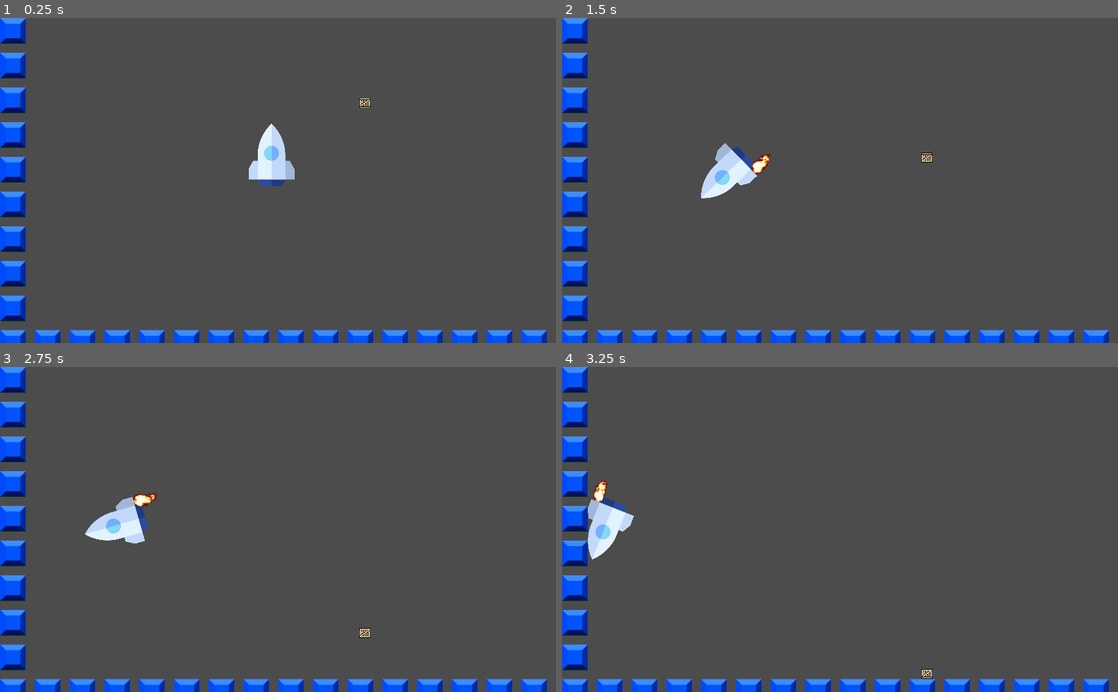
Above: before the commit, frames 1-4 (two rows, left to right).
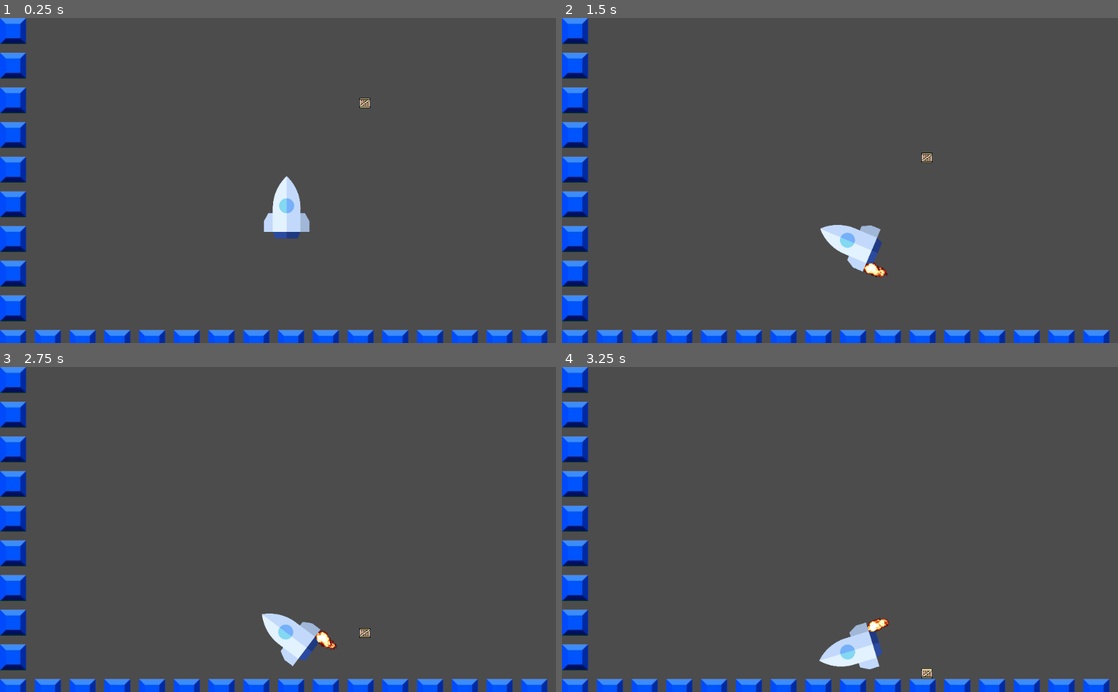
Above: after the commit, the same moments.

Repository: paul-asvb/raekaetae
Game: Godot game, scene res://src/levels/TestLevel.tscn
The game is run twice, just before and just after one commit, with the same random seed, the same clock (stepped at 60 frames per second) and the same inputs.
Inputs:
- Up to frame 1 (0.25 s): no input
- Up to frame 2 (1.5 s): hold Right (move_right) 0.53-1.28 s; hold A (move_left) from 1.28 s (still down)
- Up to frame 3 (2.75 s): release A (move_left) at 2.03 s; hold Right (move_right) from 2.03 s (still down)
- Up to frame 4 (3.25 s): keep holding Right (move_right)

The runs differ from the first frame. In frame 1, 2.2% of the frame differs, in the area x 0-99%, y 0-100%; in frame 2, 2.5%; in frame 3, 2.5%; in frame 4, 2.4%.

Commit message:
test player velocity

Diff:
--- a/project.godot
+++ b/project.godot
@@ -24,11 +24,6 @@
 run/main_scene="res://src/levels/TestLevel.tscn"
 config/icon="res://assets/rakete.png"
 
-[display]
-
-window/stretch/mode="2d"
-window/stretch/aspect="keep"
-
 [input]
 
 move_left={
--- a/src/actors/Player.gd
+++ b/src/actors/Player.gd
@@ -3,7 +3,7 @@
 var velocityMax := Vector2(100,100)
 var force := 2
 var offset := 100
-var boosterTorque :=10
+var boosterTorque :=2
 
 func _process(delta):
 
@@ -15,13 +15,13 @@
 
 	if right ==	 1 :
 		get_node("fireRight").visible = true
-		var boosterForceRight = Vector2(-boosterTorque,-force)
+		var boosterForceRight = Vector2(-boosterTorque,-force).direction_to(-self.linear_velocity)
 		var offsetRight := Vector2(offset,0)
 		apply_impulse(offsetRight,boosterForceRight)
 
 	if left ==	 1 :
 		get_node("fireLeft").visible = true
-		var boosterForceLeft = Vector2(boosterTorque,-force)
+		var boosterForceLeft = Vector2(boosterTorque,-force).direction_to(-self.linear_velocity)
 		var offsetleft := Vector2(-offset,0)
 		apply_impulse(offsetleft,boosterForceLeft)
 
--- a/src/levels/TestLevel.tscn
+++ b/src/levels/TestLevel.tscn
@@ -39,7 +39,8 @@
 tile_data = PoolIntArray( 0, 0, 0, 16, 0, 0, 65536, 0, 0, 65552, 0, 0, 131072, 0, 0, 131088, 0, 0, 196608, 0, 0, 196624 …(386 unchanged characters)…
 
 [node name="Player" parent="TileMap" instance=ExtResource( 2 )]
-position = Vector2( 500, 250 )
+position = Vector2( 527.919, 346.853 )
+can_sleep = false
 linear_damp = 0.5
 angular_damp = 4.301
 
